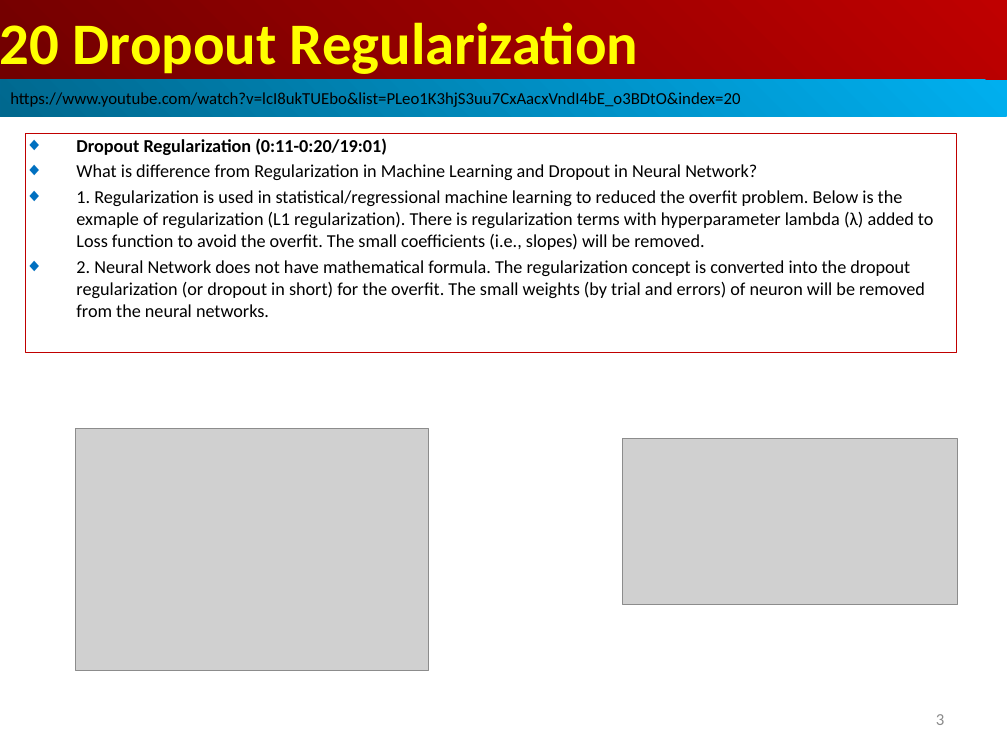
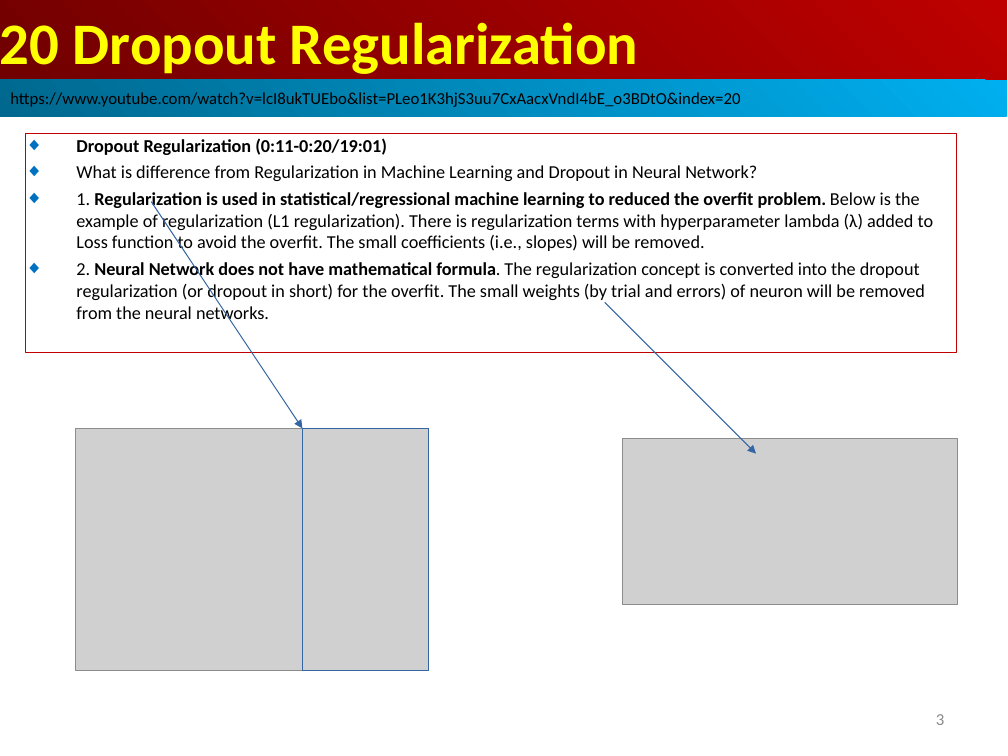
Before and after one commit to peterhchen/AIU_CS512_DL, a slide deck: slide 3 of 000_Lecture_Project/week10/001_Video/20.01_Dropout.ppt. Drawn at 1008x756 pixels with LibreOffice and Linux fonts; fonts in the diff are those of the drawing; grey boxes stand for pictures. Boxes give left, top, right and bottom in pixels: in the first picture for what was removed or moved away, otherwise in the second. Text is boxed around its words. In the diff, an @@ line names an element or a change of style, - is before the commit and + after.

Commit message:
Add files via upload
1. Drop odd number of neurons. we drop one less.
2. Dropout include the input layer.

```diff
--- a/000_Lecture_Project/week10/001_Video/20.01_Dropout.ppt
+++ b/000_Lecture_Project/week10/001_Video/20.01_Dropout.ppt
@@ text in rectangle at [76, 138, 925, 324]: bold on in "Neural Network does not have mathematical formula." @@
@@ text in rectangle at [76, 192, 934, 254]: text changed @@
-◆ 1. Regularization is used in statistical/regressional machine learning to reduced the overfit problem. Below is the exmaple of regularization (L1 regularization). There is regularization terms with hyperparameter lambda (λ) added to Loss function to avoid the overfit. The small coefficients (i.e., slopes) will be removed.
+◆ 1. Regularization is used in statistical/regressional machine learning to reduced the overfit problem. Below is the example of regularization (L1 regularization). There is regularization terms with hyperparameter lambda (λ) added to Loss function to avoid the overfit. The small coefficients (i.e., slopes) will be removed.
@@ arrow added from (151, 202) to (302, 428), #3465A4 0.74 pt @@
@@ arrow added from (605, 302) to (756, 454), #3465A4 0.74 pt @@
@@ rectangle added at [302, 428, 428, 670], outline #3465A4 0.74 pt @@
```
Also in this commit, not shown: 8 other slides changed, 2 other files.
